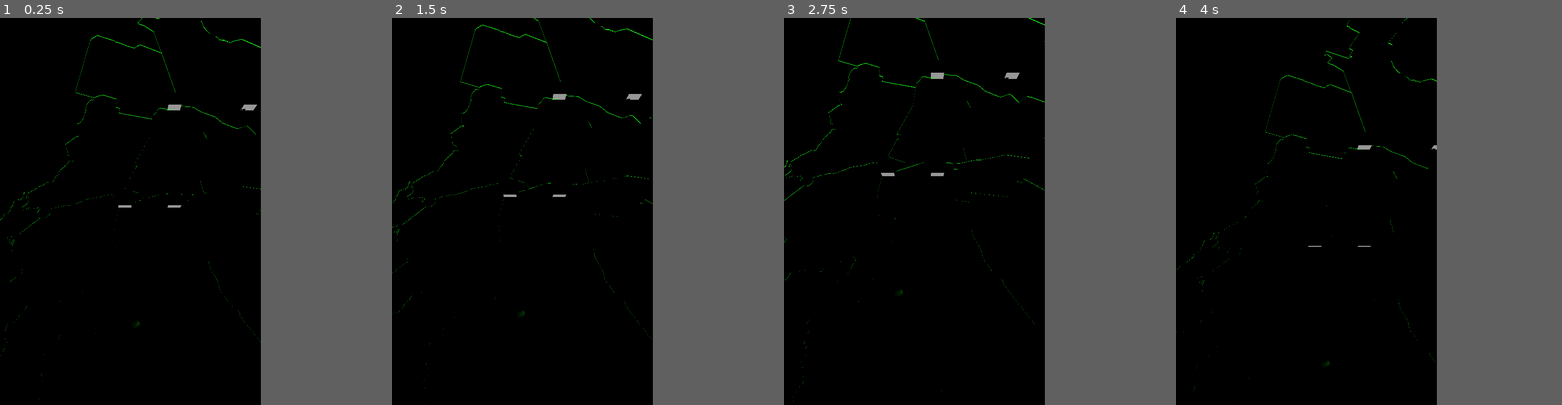
Above: before the commit, frames 1-4 (left to right).
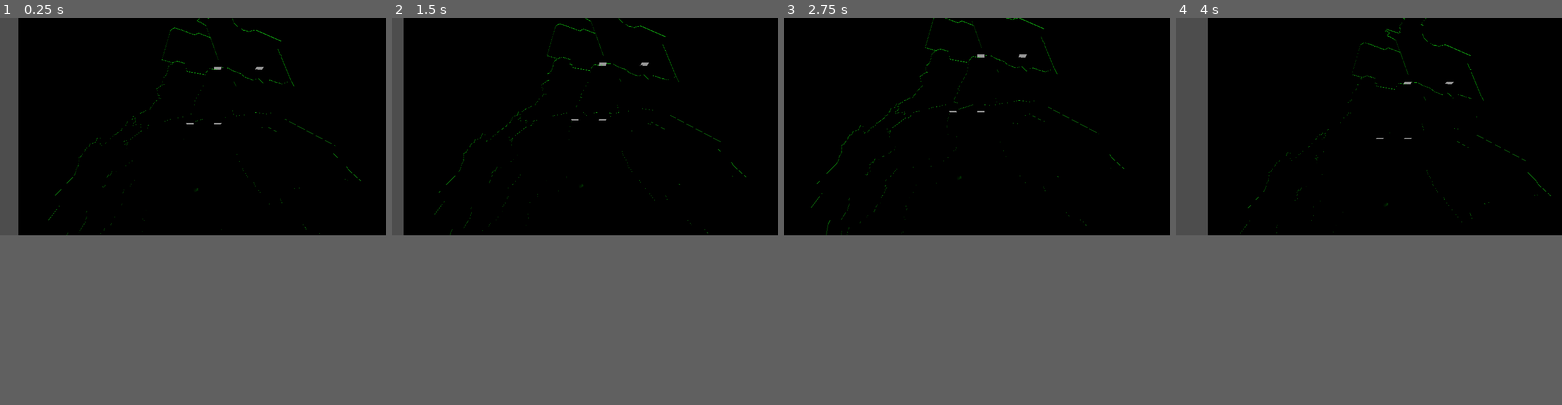
Above: after the commit, the same moments.

Repository: vwc262/Godot8Lumbreras
Game: Godot game, scene res://Scenes/Perfil/Main/node_3d.tscn
The game is run twice, just before and just after one commit, with the same random seed, the same clock (stepped at 60 frames per second) and the same inputs. Before the commit the project starts from res://node_3d.tscn.
Inputs (mouse positions are in pixels of both pictures, inside the frame that each line leads up to):
- Up to frame 1 (0.25 s): no input
- Up to frame 2 (1.5 s): tap Enter at 0.5 s; move the mouse to (581, 192) at 0.52 s; click (581, 192) at 0.67 s; tap Space at 1.25 s; drag from (469, 230) to (507, 288) at 1.27 s
- Up to frame 3 (2.75 s): tap Enter at 2 s; move the mouse to (942, 126) at 2.02 s; click (942, 126) at 2.17 s
- Up to frame 4 (4 s): tap Space at 2.75 s; drag from (1291, 288) to (1230, 153) at 2.77 s; tap Enter at 3.5 s; move the mouse to (1384, 269) at 3.52 s; click (1384, 269) at 3.67 s
The window is 540x800 before the commit and 799x449 after it. Grey fills any space a smaller window leaves; there, only what the larger window draws over its background counts as a difference.

The runs differ from the first frame. In frame 1, 3.2% of the frame differs, in the area x 0-94%, y 0-99%; in frame 2, 2.2%; in frame 3, 0.6%; in frame 4, 5.0%, in the area x 0-98%, y 0-99%.

Commit message:
Ajuste de carpetas

Diff:
--- a/src/Prefabs/CuboClickeable.tscn
+++ b/src/Prefabs/CuboClickeable.tscn
@@ -1,6 +1,6 @@
 [gd_scene load_steps=3 format=3 uid="uid://vw46h30r4ia4"]
 
-[ext_resource type="Script" path="res://MinecraftClick.gd" id="1_2v6k3"]
+[ext_resource type="Script" path="res://Scripts/Managers/MinecraftClick.gd" id="1_2v6k3"]
 
 [sub_resource type="BoxShape3D" id="BoxShape3D_vt218"]
 
--- a/src/node_3d.tscn
+++ b/src/Scenes/Perfil/Main/node_3d.tscn
@@ -1,14 +1,14 @@
 [gd_scene load_steps=5 format=3 uid="uid://cyug4nnq0yh1a"]
 
-[ext_resource type="PackedScene" uid="uid://d2khqjas6owik" path="res://alcaldias.glb" id="1_qmw4m"]
-[ext_resource type="Script" path="res://Touch.gd" id="2_75vr2"]
-[ext_resource type="PackedScene" uid="uid://vw46h30r4ia4" path="res://Prefabs/CuboClickeable.tscn" id="3_myxpd"]
+[ext_resource type="PackedScene" uid="uid://d2khqjas6owik" path="res://Scenes/Perfil/alcaldias.glb" id="1_3x1im"]
+[ext_resource type="Script" path="res://Scripts/Navigation/Touch.gd" id="2_ui4vn"]
+[ext_resource type="PackedScene" uid="uid://vw46h30r4ia4" path="res://Prefabs/CuboClickeable.tscn" id="3_dfqhc"]
 
 [sub_resource type="BoxShape3D" id="BoxShape3D_47xlv"]
 
 [node name="Node3D" type="Node3D"]
 
-[node name="alcaldias" parent="." instance=ExtResource("1_qmw4m")]
+[node name="alcaldias" parent="." instance=ExtResource("1_3x1im")]
 transform = Transform3D(0.1, 0, 0, 0, 0.1, 0, 0, 0, 0.1, -0.106616, -4.86622, 0.158054)
 
 [node name="CSGBox3D" type="CSGBox3D" parent="alcaldias"]
@@ -20,7 +20,7 @@
 
 [node name="Node3D" type="Node3D" parent="."]
 transform = Transform3D(1, 0, 0, 0, 1, 0, 0, 0, 1, 0, 30, 0)
-script = ExtResource("2_75vr2")
+script = ExtResource("2_ui4vn")
 can_pan = true
 can_zoom = true
 can_rotate = true
--- a/src/project.godot
+++ b/src/project.godot
@@ -11,18 +11,18 @@
 [application]
 
 config/name="PreubeasCamera3D"
-run/main_scene="res://node_3d.tscn"
+run/main_scene="res://Scenes/Perfil/Main/node_3d.tscn"
 config/features=PackedStringArray("4.2", "Mobile")
 config/icon="res://icon.svg"
 
 [autoload]
 
-ManejadorClicks="*res://Managers/ClickSitio.gd"
+ManejadorClicks="*res://Scripts/Managers/ClickSitio.gd"
 
 [display]
 
-window/size/viewport_width=1080
-window/size/viewport_height=1920
+window/size/viewport_width=1920
+window/size/viewport_height=1080
 window/handheld/orientation=1
 
 [filesystem]
Not shown: 4 places in src/Scenes/Perfil/Main/node_3d.tscn that only renumber resources
Renamed: src/alcaldias.glb -> src/Scenes/Perfil/alcaldias.glb
Not shown, changed: src/Scenes/Perfil/alcaldias.glb.import
Renamed: src/Managers/ClickSitio.gd -> src/Scripts/Managers/ClickSitio.gd
Renamed: src/MinecraftClick.gd -> src/Scripts/Managers/MinecraftClick.gd
Renamed: src/Touch.gd -> src/Scripts/Navigation/Touch.gd
